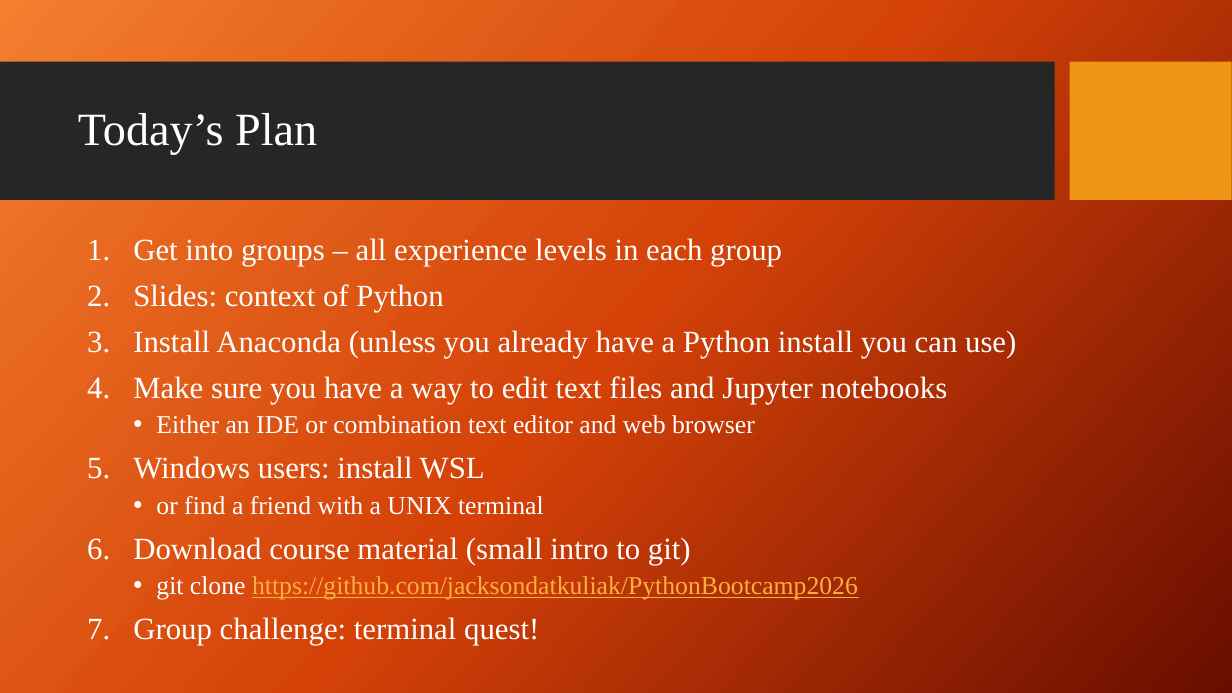
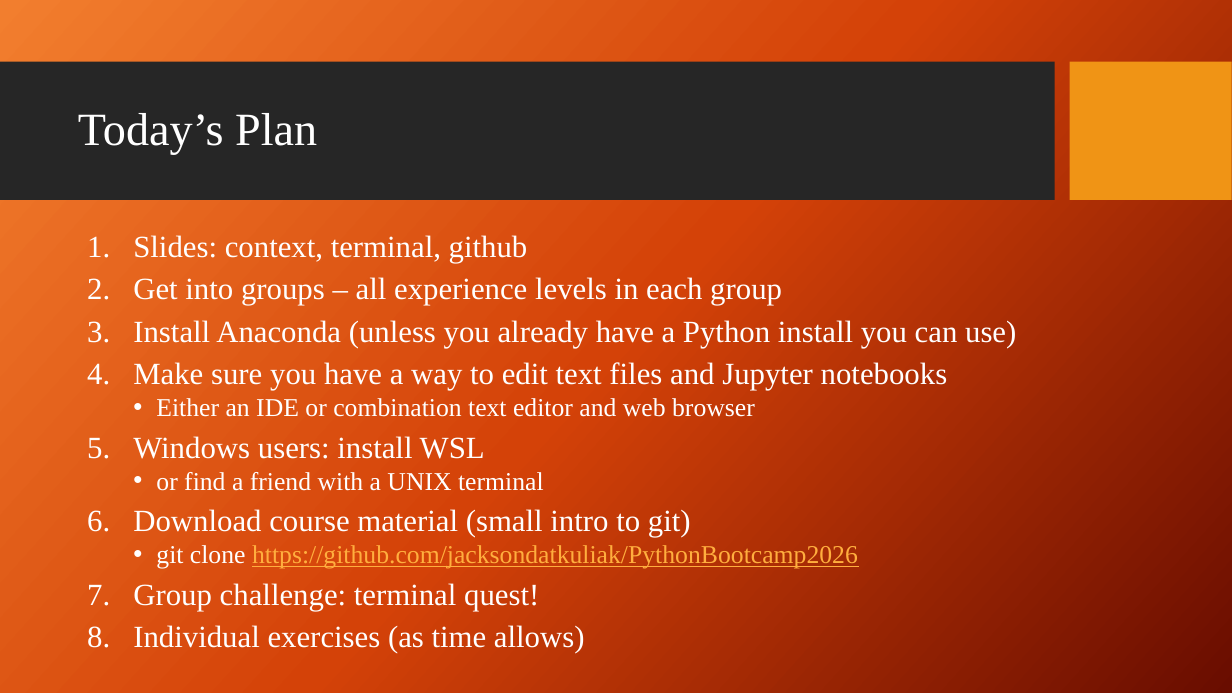
Before and after one commit to jacksondatkuliak/PythonBootcamp2026, a slide deck: slide 18 of day1/slides/intro.pptx. Drawn at 1232x693 pixels with LibreOffice and Linux fonts; fonts in the diff are those of the drawing; background and template pictures are left out. Boxes give left, top, right and bottom in pixels: in the first picture for what was removed or moved away, otherwise in the second. Text is boxed around its words. In the diff, an @@ line names an element or a change of style, - is before the commit and + after.

```diff
--- a/day1/slides/intro.pptx
+++ b/day1/slides/intro.pptx
@@ text at [133, 235, 528, 263]: paragraph added @@
+1. Slides: context, terminal, github
@@ text at [133, 284, 443, 312]: paragraph removed @@
-2. Slides: context of Python
@@ text at [133, 277, 1016, 611]: line spacing 0.9 to 0.8 @@
@@ text at [133, 625, 585, 653]: paragraph added @@
+8. Individual exercises (as time allows)
```
Also in this commit, not shown: 6 other slides changed, 5 other files.
